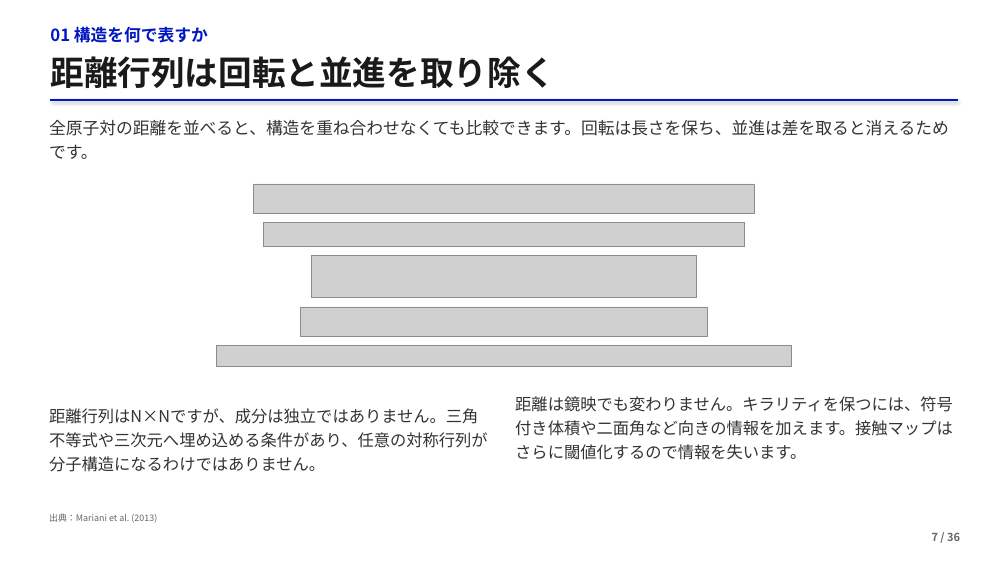
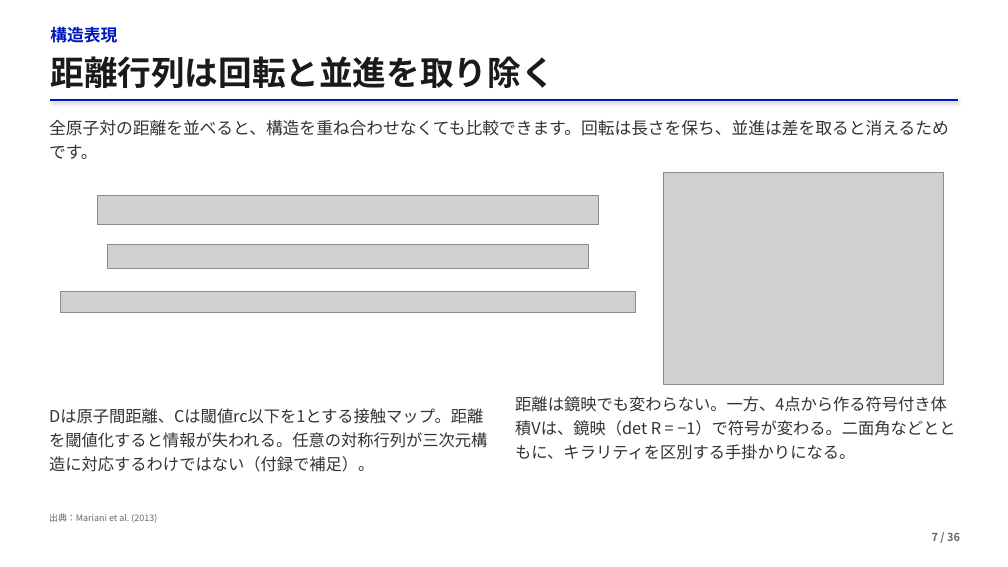
Before and after one commit to matsunagalab/lecture_bioinfo, a slide deck: slide 7 of 05_AlphaFold2による構造予測/05_AlphaFold2による構造予測.pptx. Drawn at 1008x567 pixels with LibreOffice and Linux fonts; fonts in the diff are those of the drawing; grey boxes stand for pictures. Boxes give left, top, right and bottom in pixels: in the first picture for what was removed or moved away, otherwise in the second. Text is boxed around its words. In the diff, an @@ line names an element or a change of style, - is before the commit and + after.

Commit message:
Clarify lecture 05 structure representations and improve layout

```diff
--- a/05_AlphaFold2による構造予測/05_AlphaFold2による構造予測.pptx
+++ b/05_AlphaFold2による構造予測/05_AlphaFold2による構造予測.pptx
@@ text at (50, 24, 117, 46): text changed @@
-01 構造を何で表すか
+構造表現
@@ picture added at (663, 172, 944, 384) @@
@@ picture: place and size @@
-picture at (253, 184, 754, 213)
+picture at (98, 195, 598, 225)
@@ picture: place and size @@
-picture at (263, 222, 745, 247)
+picture at (107, 244, 588, 268)
@@ picture removed at (312, 256, 697, 298) @@
@@ picture: place and size @@
-picture at (216, 346, 792, 367)
+picture at (60, 291, 636, 312)
@@ picture removed at (300, 307, 708, 337) @@
@@ text at (49, 408, 487, 472): text changed @@
-距離行列はN×Nですが、成分は独立ではありません。三角不等式や三次元へ埋め込める条件があり、任意の対称行列が分子構造になるわけではありません。
+Dは原子間距離、Cは閾値rc以下を1とする接触マップ。距離を閾値化すると情報が失われる。任意の対称行列が三次元構造に対応するわけではない（付録で補足）。
@@ text at (515, 396, 955, 460): text changed @@
-距離は鏡映でも変わりません。キラリティを保つには、符号付き体積や二面角など向きの情報を加えます。接触マップはさらに閾値化するので情報を失います。
+距離は鏡映でも変わらない。一方、4点から作る符号付き体積Vは、鏡映（det R = −1）で符号が変わる。二面角などとともに、キラリティを区別する手掛かりになる。
```
Also in this commit, not shown: 37 other slides changed, 2 other files.
